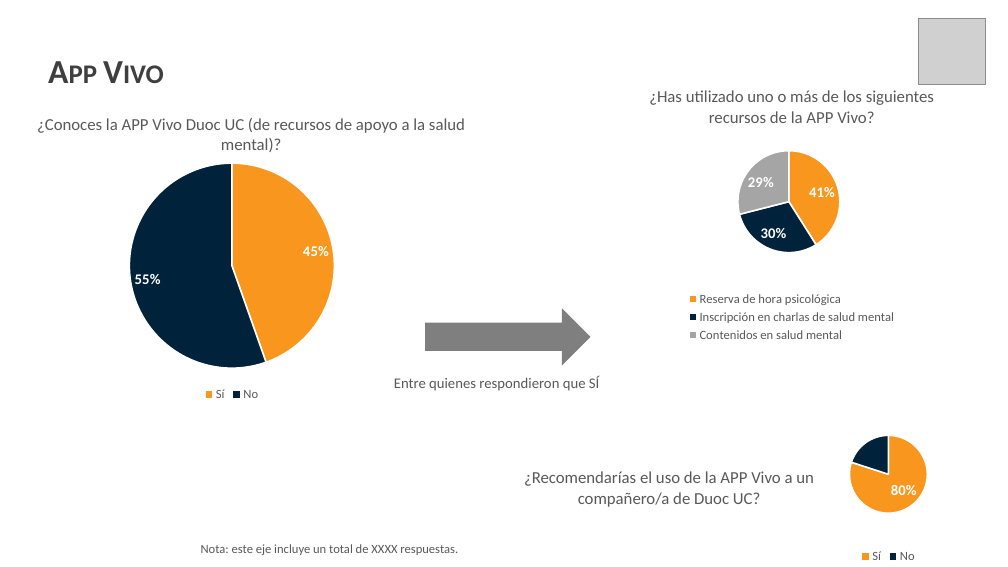
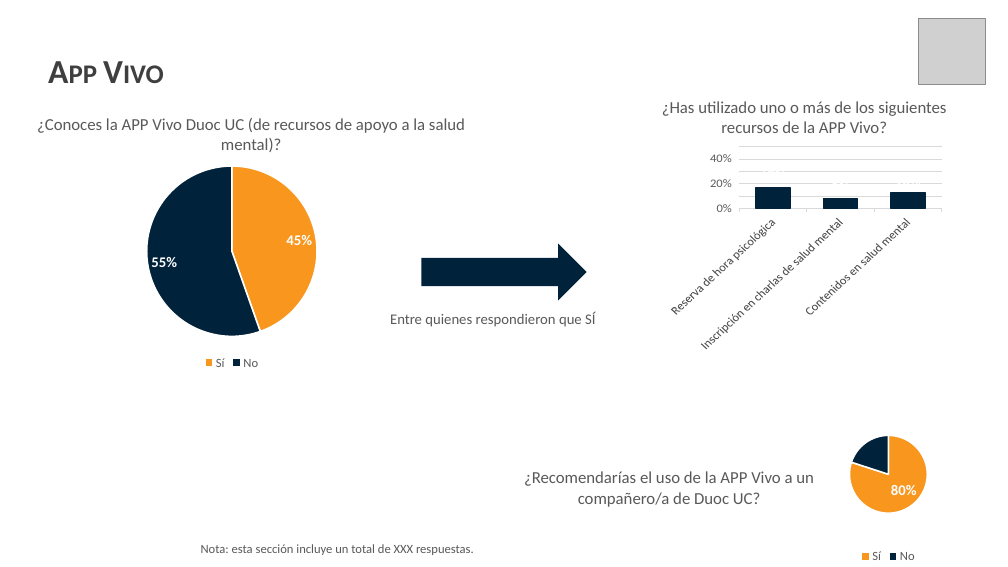
Before and after one commit to SebaValenzuela/RBDUOC2025, a slide deck: slide 59 of reports/templates/template-prueba.pptx. Drawn at 1008x567 pixels with LibreOffice and Linux fonts; fonts in the diff are those of the drawing; grey boxes stand for pictures; background and template pictures are left out. Boxes give left, top, right and bottom in pixels: in the first picture for what was removed or moved away, otherwise in the second. Text is boxed around its words. In the diff, an @@ line names an element or a change of style, - is before the commit and + after.

```diff
--- a/reports/templates/template-prueba.pptx
+++ b/reports/templates/template-prueba.pptx
@@ text "¿Has utilizado uno o más ...": place and size @@
-text "¿Has utilizado uno o más ..." at (649, 90, 934, 123)
+text "¿Has utilizado uno o más ..." at (662, 101, 946, 133)
@@ pie chart at (662, 143, 948, 352) @@
@@ pie chart to column chart @@
@@ Series 1, Reserva de hora psicológica: 0.41 to 0.17 @@
@@ Series 1, Inscripción en charlas de salud mental: 0.3 to 0.08 @@
@@ Series 1, Contenidos en salud mental: 0.29 to 0.13 @@
@@ data labels of Series 1 changed @@
@@ colours of single points changed @@
@@ legend changed @@
@@ category axis changed @@
@@ value axis changed @@
@@ bar spacing changed @@
@@ column chart: place and size @@
-column chart at (599, 131, 985, 346)
+column chart at (662, 143, 948, 352)
@@ pie chart: place and size @@
-pie chart at (5, 153, 459, 405)
+pie chart at (39, 156, 425, 374)
@@ right arrow: place and size @@
-right arrow at (426, 309, 590, 364)
+right arrow at (422, 245, 586, 299)
@@ right arrow at (422, 245, 586, 299): fill #7F7F7F to #00223A; outline #7F7F7F 1 pt to #00223A 1 pt @@
@@ text "Entre quienes respondieron que SÍ": place and size @@
-text "Entre quienes respondieron que SÍ" at (394, 376, 599, 391)
+text "Entre quienes respondieron que SÍ" at (390, 312, 595, 327)
@@ text removed at (483, 390, 500, 410) @@
-37
@@ text at (201, 544, 474, 555): text changed @@
-Nota: este eje incluye un total de XXXX respuestas.
+Nota: esta sección incluye un total de XXX respuestas.
```
Also in this commit, not shown: 16 other slides changed, 13 other files.
